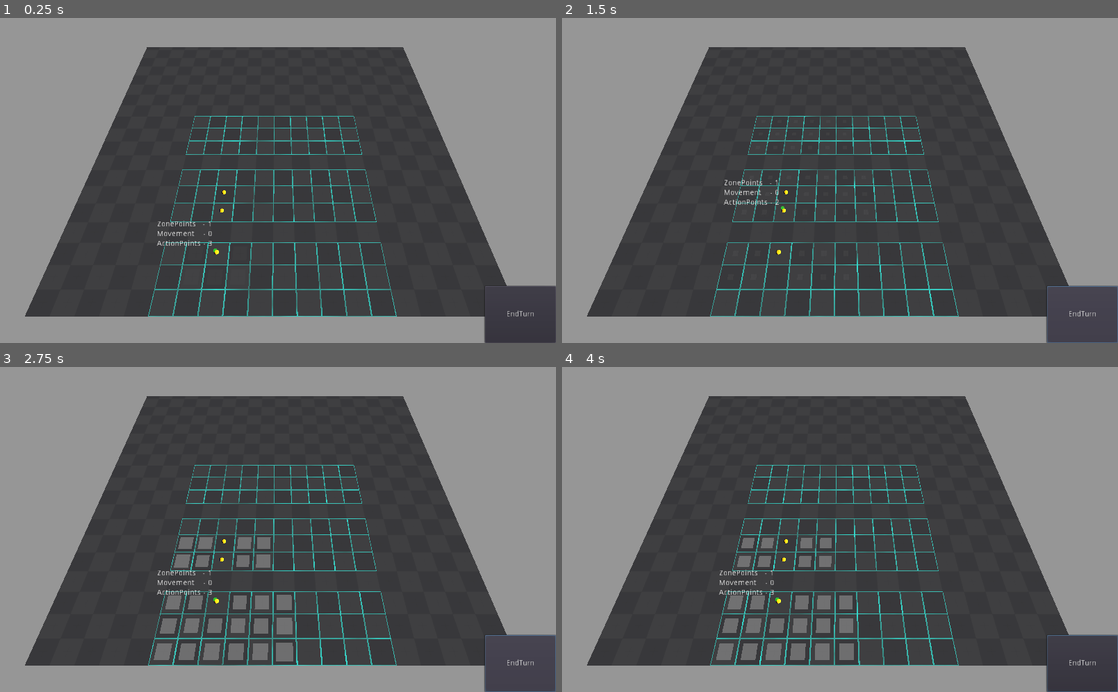
Above: before the commit, frames 1-4 (two rows, left to right).
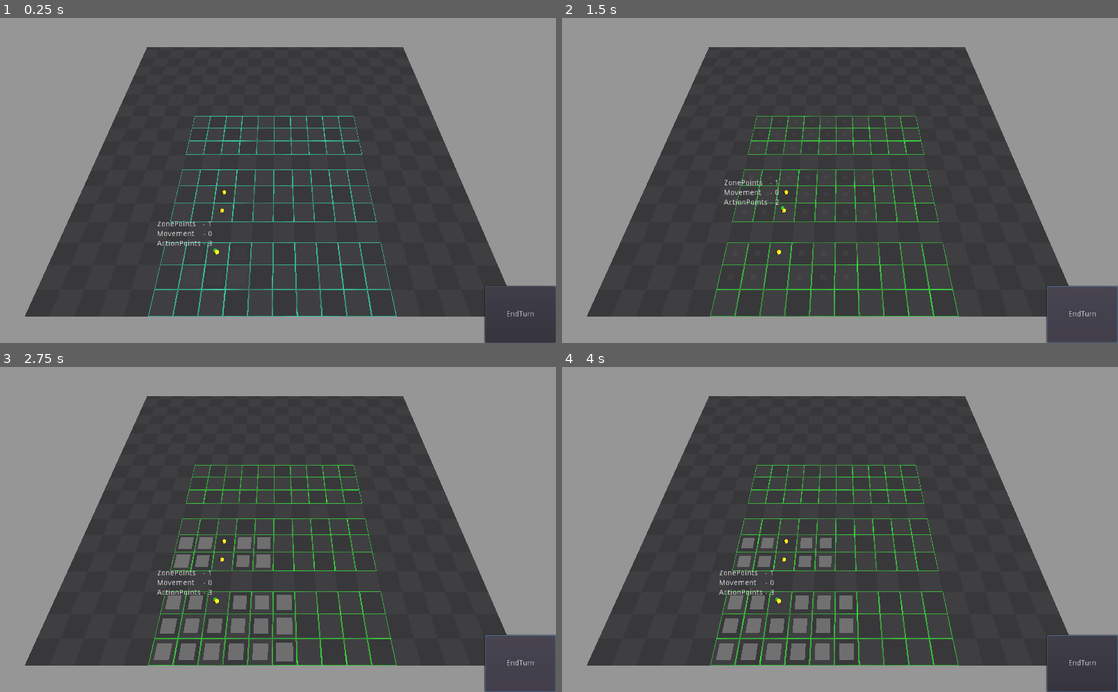
Above: after the commit, the same moments.

Repository: Rogotch/Desert
Game: Godot game, scene res://Resources/Scenes/3D/3dMap.tscn
The game is run twice, just before and just after one commit, with the same random seed, the same clock (stepped at 60 frames per second) and the same inputs. The project has no main scene, so this scene is started directly.
Inputs (mouse positions are in pixels of both pictures, inside the frame that each line leads up to):
- Up to frame 1 (0.25 s): no input
- Up to frame 2 (1.5 s): click "EndTurn" at 0.5 s; click "EndTurn" at 1.25 s
- Up to frame 3 (2.75 s): click "EndTurn" at 2 s
- Up to frame 4 (4 s): move the mouse to (962, 513) at 2.77 s; click (962, 513) at 2.92 s; move the mouse to (728, 545) at 3.52 s; click (728, 545) at 3.67 s

The runs differ from the first frame. In frame 1, 0.1% of the frame differs, in the area x 34-72%, y 30-92%; in frame 2, 2.1%; in frame 3, 2.1%, in the area x 26-72%, y 30-92%; in frame 4, 2.1%.

Commit message:
Add Grid properties
Добавил свойства визуальной сетки и удобный способ их менять, плюс методы плавной смены цвета сетки и её интенсивности

Diff:
--- a/Resources/Entities/3D/Grid.tscn
+++ b/Resources/Entities/3D/Grid.tscn
@@ -1,9 +1,11 @@
-[gd_scene load_steps=5 format=2]
+[gd_scene load_steps=6 format=2]
 
 [ext_resource path="res://Resources/Shaders/3D/GridVisualizer.gdshader" type="Shader" id=1]
 [ext_resource path="res://Resources/Images/Shaders/noise_combined.png" type="Texture" id=2]
+[ext_resource path="res://Resources/Entities/3D/VisualGrid.gd" type="Script" id=3]
 
 [sub_resource type="CubeMesh" id=1]
+resource_local_to_scene = true
 size = Vector3( 30, 0.01, 30 )
 
 [sub_resource type="ShaderMaterial" id=2]
@@ -21,6 +23,6 @@
 shader_param/noize_img = ExtResource( 2 )
 
 [node name="Line" type="MeshInstance"]
-transform = Transform( 1, 0, 0, 0, 1, 0, 0, 0, 1, 115, 1, 15 )
 mesh = SubResource( 1 )
 material/0 = SubResource( 2 )
+script = ExtResource( 3 )
--- /dev/null
+++ b/Resources/Entities/3D/VisualGrid.gd
@@ -0,0 +1,98 @@
+extends MeshInstance
+
+
+var Speed        setget SetNoizeSpeed,   GetNoizeSpeed
+var Offset       setget SetOffset,       GetOffset
+var AlfaMultiply setget SetAlfaMultiply, GetAlfaMultiply
+var GridColor    setget SetGridColor,    GetGridColor
+var _shaderMaterial
+
+var lastColor
+var newColor
+var changeColorFlag = false
+var colorTransition = 0.0
+
+var lastMultiply
+var newMultiply
+var changeMultFlag  = false
+var multTransition  = 0.0
+
+# Called when the node enters the scene tree for the first time.
+func _ready():
+	_shaderMaterial = get_active_material(0)
+	pass # Replace with function body.
+
+#		newGrid.get_active_material(0).set_shader_param("Offset", Vector2((0 if int(CellsNum.x) % 2 == 0 else 5), (0 if int(CellsNum.y) % 2 == 0 else 5)))
+# Called every frame. 'delta' is the elapsed time since the previous frame.
+func _process(_delta):
+
+	if colorTransition < 1.0 && changeColorFlag:
+		colorTransition += 0.01
+		var colorFin = lerp(lastColor, newColor, colorTransition)
+		_shaderMaterial.set_shader_param("color2", colorFin)
+	elif changeColorFlag:
+		changeColorFlag = false
+		colorTransition = 0.0
+
+	if multTransition < 1.0 && changeMultFlag:
+		multTransition += 0.01
+		var multFin = lerp(lastMultiply, newMultiply, multTransition)
+		_shaderMaterial.set_shader_param("AlfaMult", multFin)
+	elif changeMultFlag:
+		changeMultFlag = false
+		multTransition = 0.0
+	pass
+
+# Устанавливает скорость движения шума
+func SetNoizeSpeed(speed : float):
+	_shaderMaterial.set_shader_param("speed", speed)
+	pass
+
+# Возвращает скорость движения шума
+func GetNoizeSpeed():
+	return _shaderMaterial.get_shader_param("speed")
+	pass
+
+# Устанавливает сдвиг ячеек
+func SetOffset(offset : Vector2):
+	_shaderMaterial.set_shader_param("Offset", offset)
+	pass
+
+# Возвращает размер сдвига ячеек
+func GetOffset():
+	return _shaderMaterial.get_shader_param("Offset")
+	pass
+
+# Устанавливает множитель альфы мгновенно
+func SetAlfaMultiply(_Multiply : float):
+	_shaderMaterial.set_shader_param("AlfaMult", _Multiply)
+	pass
+
+# Устанавливает множитель альфы постепенно
+func SetAlfaMultiplySmooth(_Multiply : float):
+	lastMultiply = GetAlfaMultiply()
+	newMultiply = _Multiply
+	changeMultFlag = true
+	pass
+
+# Возвращает множитель альфы
+func GetAlfaMultiply():
+	return _shaderMaterial.get_shader_param("AlfaMult")
+	pass
+
+# Устанавливает цвет сетки
+func SetGridColor(_Color : Color):
+	_shaderMaterial.set_shader_param("color2", _Color)
+	pass
+
+# Устанавливает цвет сетки плавно
+func SetGridColorSmooth(_Color : Color):
+	lastColor = GetGridColor()
+	newColor = _Color
+	changeColorFlag = true
+	pass
+
+# Возвращает активный цвет сетки
+func GetGridColor():
+	return _shaderMaterial.get_shader_param("color2")
+	pass
--- a/Resources/Scenes/3D/3dMap.tscn
+++ b/Resources/Scenes/3D/3dMap.tscn
@@ -50,6 +50,10 @@
 
 [sub_resource type="SpatialMaterial" id=10]
 albedo_color = Color( 0.180392, 0.564706, 0.0235294, 1 )
+
+[sub_resource type="CubeMesh" id=14]
+resource_local_to_scene = true
+size = Vector3( 30, 0.01, 30 )
 
 [sub_resource type="ShaderMaterial" id=11]
 resource_local_to_scene = true
@@ -162,6 +166,7 @@
 [node name="Line" parent="Environment/GridVisualizers" instance=ExtResource( 3 )]
 transform = Transform( 1, 0, 0, 0, 1, 0, 0, 0, 1, 15, 1, 15 )
 visible = false
+mesh = SubResource( 14 )
 material/0 = SubResource( 11 )
 
 [node name="MeshInstance" type="MeshInstance" parent="Environment/GridVisualizers"]
--- a/Resources/Scripts/3DScripts/ArenaScript.gd
+++ b/Resources/Scripts/3DScripts/ArenaScript.gd
@@ -111,7 +111,12 @@
 		Grids.add_child(newGrid)
 		var CellsNum = zone.EndPos - zone.StartPos
 #		print(str($Environment/GridVisualizers/Line.get_active_material(0).set_shader_param("Offset", Vector2((0 if CellsNum.x % 2 == 0 else 5), (0 if CellsNum.y % 2 == 0 else 5)))))
-		newGrid.get_active_material(0).set_shader_param("Offset", Vector2((0 if int(CellsNum.x) % 2 == 0 else 5), (0 if int(CellsNum.y) % 2 == 0 else 5)))
+#		newGrid.AlfaMultiply = 0.5
+#		newGrid.SetAlfaMultiplySmooth(2)
+#		newGrid.GridColor = Color.yellow
+		newGrid.SetGridColorSmooth(Color.green)
+		newGrid.Offset = Vector2((0 if int(CellsNum.x) % 2 == 0 else 5), (0 if int(CellsNum.y) % 2 == 0 else 5))
+#		newGrid.get_active_material(0).set_shader_param("Offset", Vector2((0 if int(CellsNum.x) % 2 == 0 else 5), (0 if int(CellsNum.y) % 2 == 0 else 5)))
 		newGrid.transform.origin = Vector3(CellsNum.x * 10/2 + zone.StartPos.x * 10, GridYValue, CellsNum.y * 10/2 + zone.StartPos.y * 10)
 		var newMesh = CubeMesh.new()
 		newMesh.size = Vector3(CellsNum.x * 10, 0.01, CellsNum.y * 10)
@@ -443,7 +448,7 @@
 	if newTrace.size() > 0 && _Character.target == newTrace[-1]:
 		SelectedTarget = newTrace[-1]
 		newTrace.remove(newTrace.find(newTrace[-1]))
-	return {path = newTrace, cost = Cost, target = SelectedTarget, InDistance = false}
+	return {path = newTrace, cost = Cost, target = SelectedTarget, InDistance = InDistance}
 	pass
 
 # Высчитывание стоимости передвижения по пути
Not shown: 1 places in Resources/Scenes/3D/3dMap.tscn that only renumber resources
